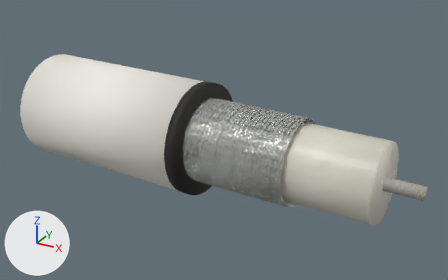
What one commit did to the glTF model public/models/rf-syv755.glb.
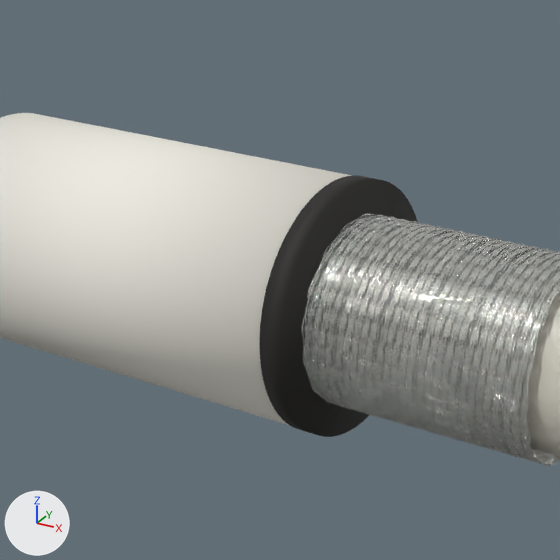
There are two pictures of each version: one whole from a 50 mm camera at (4.4, -7.59, 3.86) aimed at (0.15, 0.14, -0.01), one close up on the part from 11% to 66% of the width and 2% to 89% of the height. The lights are fixed; the arrows at lower left show +X, +Y and +Z. The first two pictures are the older version. Where no turn or scale is listed for an object, it has been applied to the vertices.

Script lines for the objects in view, before the commit:
```python
mat_fresh_jacket_cut_edge = principled_material('fresh jacket cut edge')
mat_fresh_jacket_cut_edge.base_color = (0.018, 0.017, 0.015)  # black #242321
mat_fresh_jacket_cut_edge.roughness = 0.74
me_braid_left_hand_carrier_04_036 = bpy.data.meshes.new('braid left hand carrier 04.036')
me_braid_left_hand_carrier_04_036.from_pydata(...)  # 944 vertices, 1872 faces; spans x -0.28..1.54, y -0.72..0.67, z -0.66..0.66
me_braid_left_hand_carrier_04_036.materials.append(mat_braid_shadow_pass_036)  # grey #868986
me_braid_left_hand_carrier_05_036 = bpy.data.meshes.new('braid left hand carrier 05.036')
me_braid_left_hand_carrier_05_036.from_pydata(...)  # 944 vertices, 1872 faces; spans x -0.29..1.53, y -0.72..0.67, z -0.66..0.66
me_braid_left_hand_carrier_05_036.materials.append(mat_tinned_copper_braid_025)  # light grey #e2e3dd
me_cylinder_001 = bpy.data.meshes.new('Cylinder.001')
me_cylinder_001.from_pydata(...)  # 256 vertices, 508 faces; spans x -0.12..0.12, y -0.89..0.89, z -0.88..0.88
me_cylinder_001.materials.append(mat_fresh_jacket_cut_edge)  # black #242321
ob_braid_left_hand_carrier_04 = bpy.data.objects.new('braid left hand carrier 04', me_braid_left_hand_carrier_04_036)
ob_braid_left_hand_carrier_04.location = (0.0, 0.0, 0.0)
ob_braid_left_hand_carrier_05 = bpy.data.objects.new('braid left hand carrier 05', me_braid_left_hand_carrier_05_036)
ob_braid_left_hand_carrier_05.location = (0.0, 0.0, 0.0)
ob_jacket_cut_lip = bpy.data.objects.new('jacket cut lip', me_cylinder_001)
ob_jacket_cut_lip.location = (-0.16, 0.007, 0.0)
# also in view: 'braid left hand carrier 11' at (0.6, -0.03, 0.0); 'braid right hand carrier 04' at (0.63, -0.02, 0.0); 'braid right hand carrier 12' at (0.61, -0.03, 0.0); 'braid left hand carrier 06' at (0.61, -0.03, 0.0); 'braid right hand carrier 09' at (0.59, -0.03, 0.0)
```
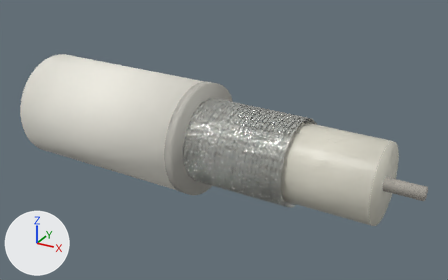
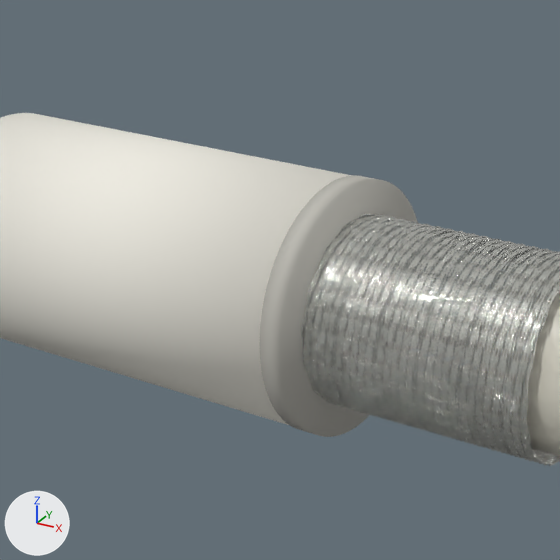
Pixel boxes [x1, y1, x2, y2] of what changed, in the close-ups (560 x 560 px):
'jacket cut lip', recoloured (black to grey)
    both: [260, 175, 421, 437]

The change in detail:
Material 'fresh jacket cut edge' (mat_fresh_jacket_cut_edge) changes colour from black #242321 to grey #bbb9b1; in linear values from (0.018, 0.017, 0.015) to (0.499, 0.487, 0.441).
